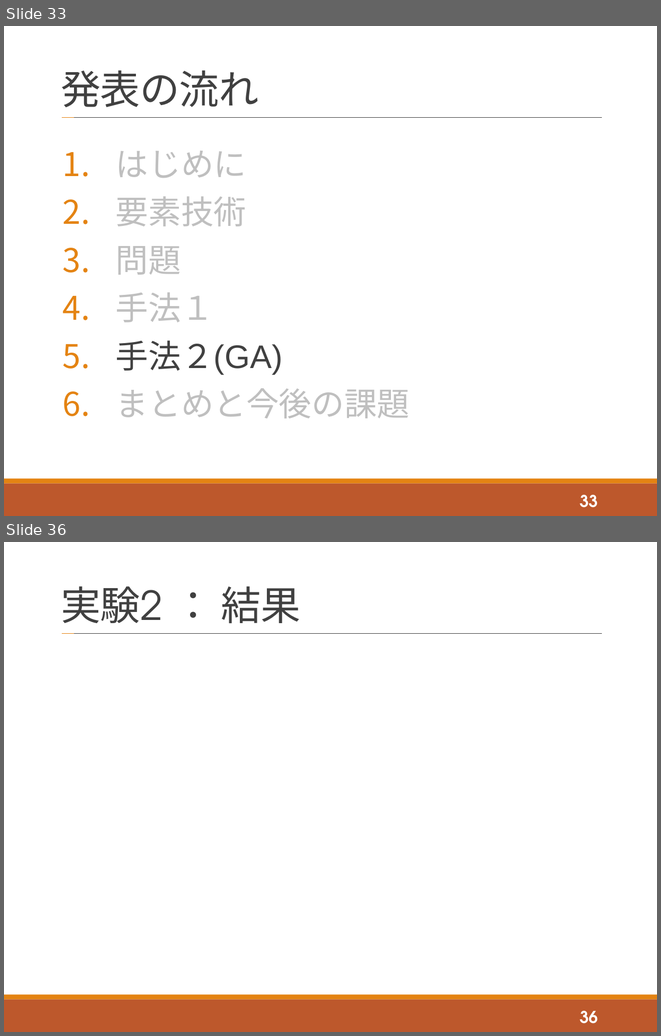
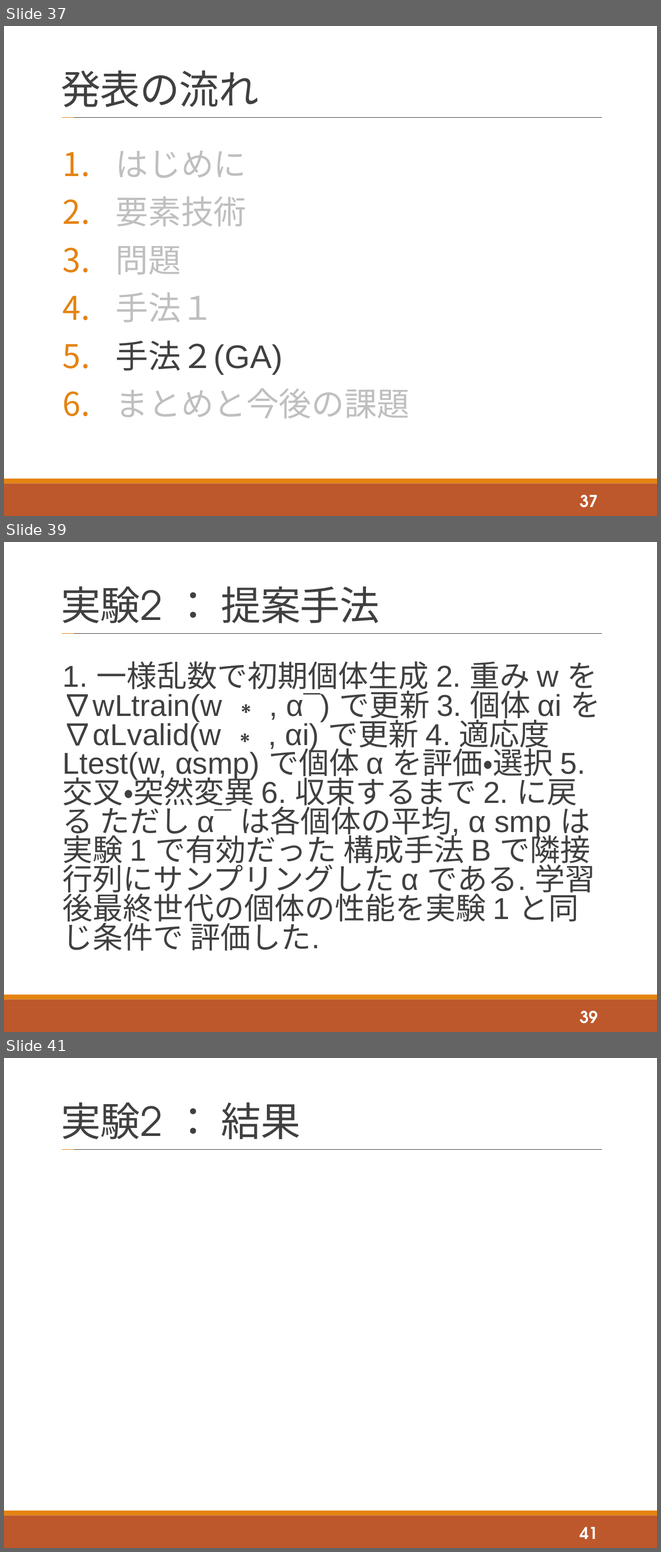
Before and after one commit to tatsuya-sugiyama/WeeklyReport, a slide deck: report/2020後期/2020_2nd_sugiyama.pptx. Shown one above the other, each under a label of ours: slides 33 and 36 before the commit, slides 37, 39 and 41 after it; the slides between them are not shown. The pictures are 661x1036 and 661x1552 pixels, drawn with LibreOffice and Linux fonts; fonts in the diff are those of the drawing. Boxes give left, top, right and bottom in pixels: in the first picture for what was removed or moved away, otherwise in the second. Text is boxed around its words. In the diff, an @@ line names an element or a change of style, - is before the commit and + after.

```diff
--- a/report/2020後期/2020_2nd_sugiyama.pptx
+++ b/report/2020後期/2020_2nd_sugiyama.pptx
@@ slide 39 added at [4,542,657,1032], background #FFFFFF; not listed: 4 template elements that a slide beside it also shows @@
@@ title added at [61,586,380,623], 44 pt, text #404040 @@
+実験2 ： 提案手法
@@ text added at [63,661,600,951], 33.3 pt, text #404040 @@
+1. 一様乱数で初期個体生成 2. 重み w を ∇wLtrain(w ∗ , α¯) で更新 3. 個体 αi を ∇αLvalid(w ∗ , αi) で更新 4. 適応度 Ltest(w, αsmp) で個体 α を評価・選択 5. 交叉・突然変異 6. 収束するまで 2. に戻る ただし α¯ は各個体の平均, α smp は実験 1 で有効だった 構成手法 B で隣接行列にサンプリングした α である. 学習後最終世代の個体の性能を実験 1 と同じ条件で 評価した.
@@ page number added at [580,1011,598,1023], 18 pt, text #FFFFFF, bold @@
+39
@@ what was slide 33 is now slide 37 @@
@@ page number at [580,495,598,507]: text changed @@
-33
+37
@@ what was slide 36 is now slide 41 @@
@@ page number at [580,1527,598,1539]: text changed @@
-36
+41
```
Also in this commit, not shown: 5 slides changed, 4 other slides added.
